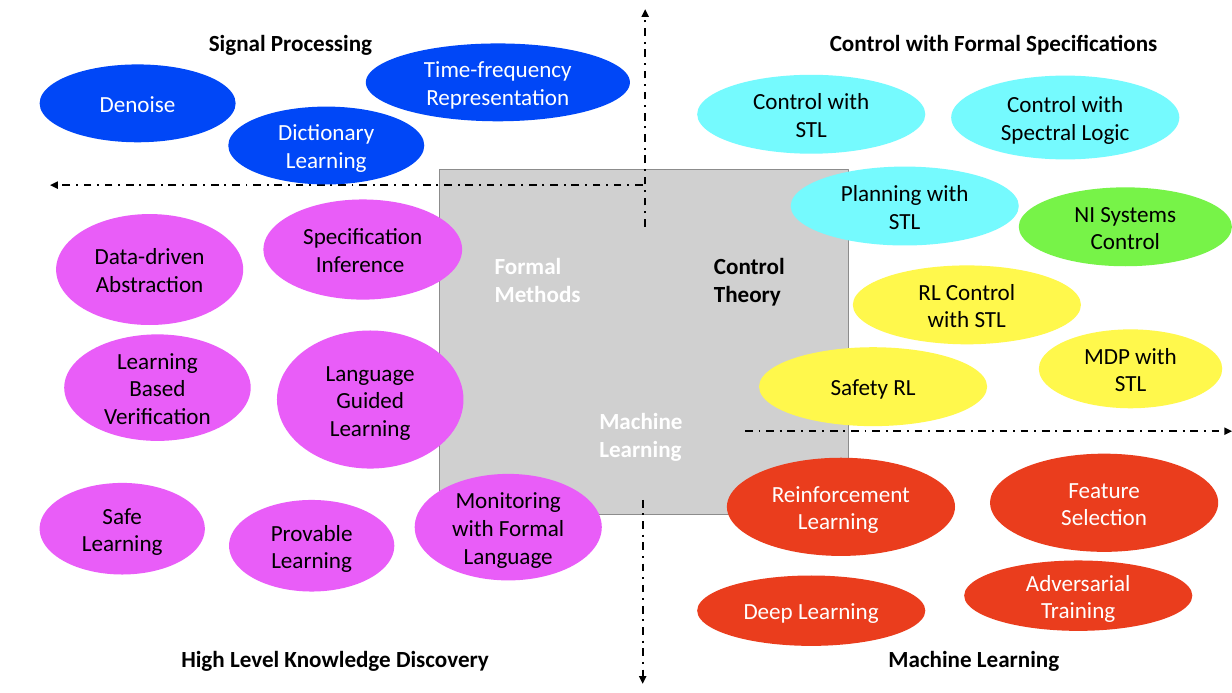
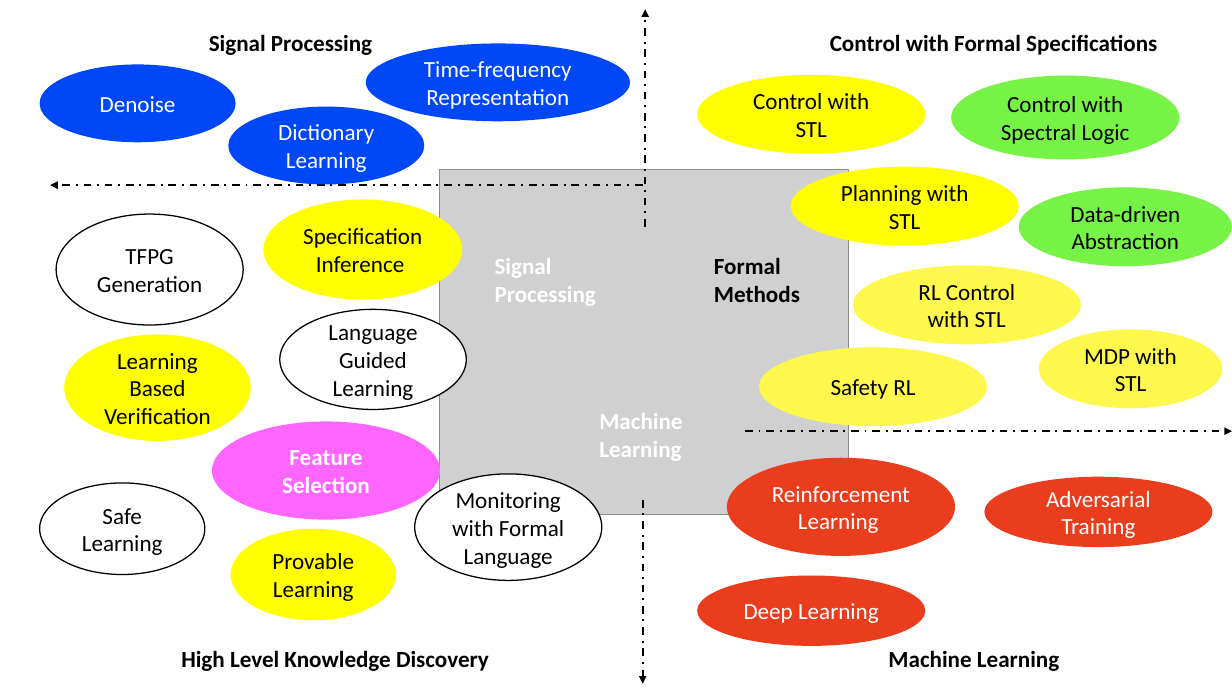
Before and after one commit to Dr-gangchen/dr-gangchen.github.io, a slide deck: slide 1 of project/PIC.pptx. Drawn at 1232x693 pixels with LibreOffice and Linux fonts; fonts in the diff are those of the drawing; grey boxes stand for pictures. Boxes give left, top, right and bottom in pixels: in the first picture for what was removed or moved away, otherwise in the second. Text is boxed around its words. In the diff, an @@ line names an element or a change of style, - is before the commit and + after.

```diff
--- a/project/PIC.pptx
+++ b/project/PIC.pptx
@@ ellipse "Control with STL" at [698, 75, 926, 153]: fill #75FAFE to #FFFF00 @@
@@ ellipse "Control with Spectral Logic" at [951, 76, 1179, 160]: fill #75FAFE to #77F348 @@
@@ ellipse "Planning with STL" at [791, 166, 1019, 245]: fill #75FAFE to #FFFF00 @@
@@ text in ellipse at [1070, 206, 1180, 249]: text changed @@
-NI Systems Control
+Data-driven
+Abstraction
@@ fill #E95DF8 to #FFFFFF; outline none to #000000 1 pt in 4 elements at [40, 483, 205, 575], [415, 474, 602, 580], [280, 310, 467, 409], [56, 214, 243, 325] @@
@@ text in ellipse at [97, 249, 202, 292]: text changed @@
-Data-driven Abstraction
+TFPG
+Generation
@@ text added at [495, 258, 596, 306], 18 pt, text #FFFFFF, bold @@
+Signal
+Processing
@@ text "Formal": place and size @@
-text "Formal" at [495, 258, 581, 302]
+text "Formal" at [714, 257, 800, 302]
@@ text "Formal" at [714, 257, 800, 302]: text colour #FFFFFF to #000000 @@
@@ text removed at [714, 257, 785, 306] @@
-Control
-Theory
@@ ellipse "Language Guided Learning": place and size @@
-ellipse "Language Guided Learning" at [277, 331, 464, 469]
+ellipse "Language Guided Learning" at [280, 310, 467, 409]
@@ ellipse "Feature Selection": place and size @@
-ellipse "Feature Selection" at [991, 454, 1219, 552]
+ellipse "Feature Selection" at [212, 421, 440, 519]
@@ ellipse "Feature Selection" at [212, 421, 440, 519]: bold on; fill #EA3D1D to #FF66FF @@
@@ ellipse "Adversarial Training": place and size @@
-ellipse "Adversarial Training" at [964, 561, 1192, 631]
+ellipse "Adversarial Training" at [984, 477, 1213, 547]
@@ fill #E95DF8 to #FFFF00 in 3 elements at [263, 200, 462, 299], [64, 335, 250, 441], [231, 529, 396, 620] @@
@@ ellipse "Provable Learning": place and size @@
-ellipse "Provable Learning" at [229, 500, 395, 592]
+ellipse "Provable Learning" at [231, 529, 396, 620]
```
Also in this commit, not shown: 1 other file.
